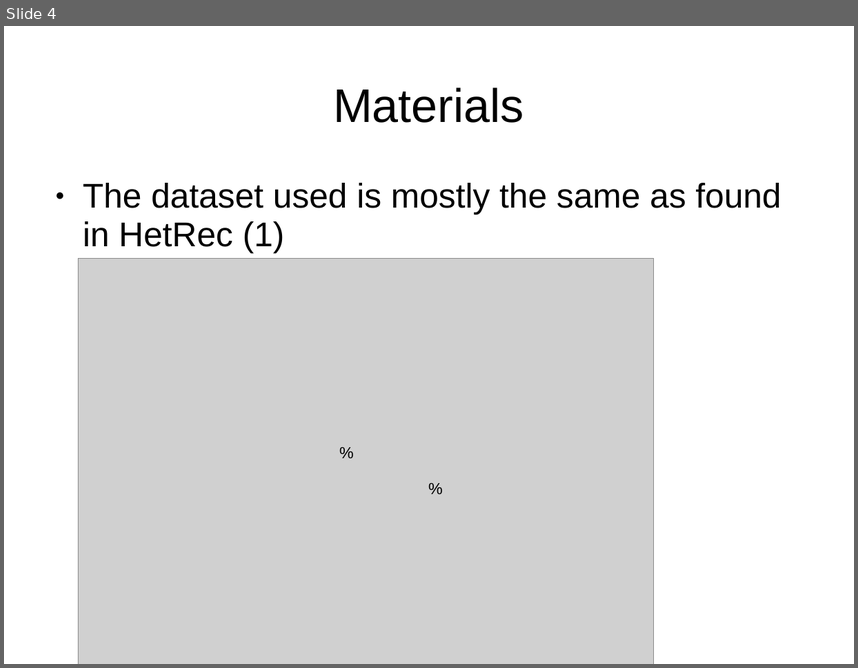
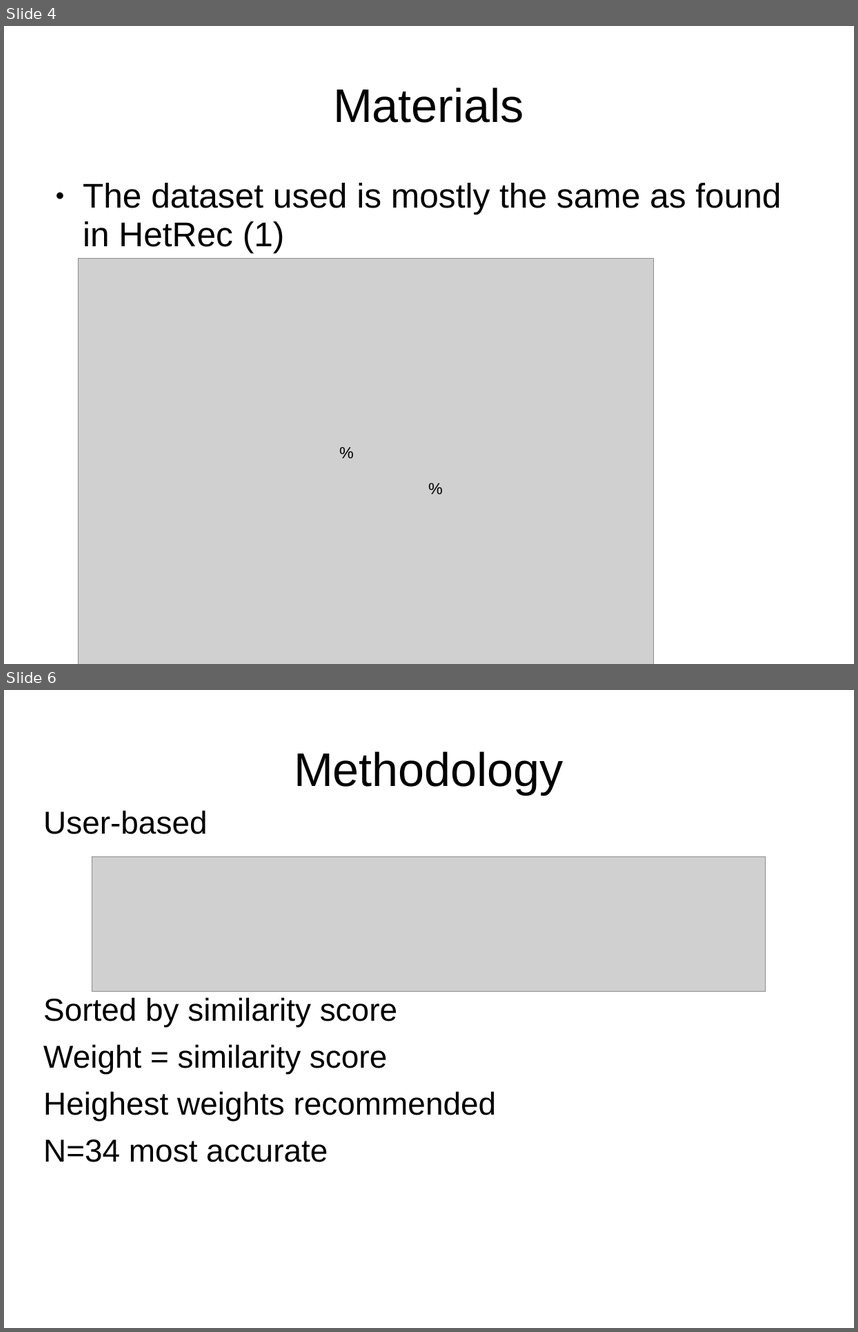
Before and after one commit to nvtslot/IR-recommender-lastfm, a slide deck: presentation.ppt. Shown one above the other, each under a label of ours: slide 4 before the commit, slides 4 and 6 after it; the slides between them are not shown. The pictures are 858x668 and 858x1332 pixels, drawn with LibreOffice and Linux fonts; fonts in the diff are those of the drawing; grey boxes stand for pictures. Boxes give left, top, right and bottom in pixels: in the first picture for what was removed or moved away, otherwise in the second. Text is boxed around its words. In the diff, an @@ line names an element or a change of style, - is before the commit and + after.

```diff
--- a/presentation.ppt
+++ b/presentation.ppt
@@ slide 6 added at [4, 690, 854, 1328], background #FFFFFF @@
@@ title added at [294, 751, 564, 794], 44 pt, text #000000 @@
+Methodology
@@ text added at [43, 810, 497, 1162], 29.6 pt, text #000000 @@
+User-based
+Sorted by similarity score
+Weight = similarity score
+Heighest weights recommended
+N=34 most accurate
@@ picture added at [92, 856, 765, 991] @@
```
Also in this commit, not shown: 5 slides changed, 2 other slides added, 2 slides removed.
